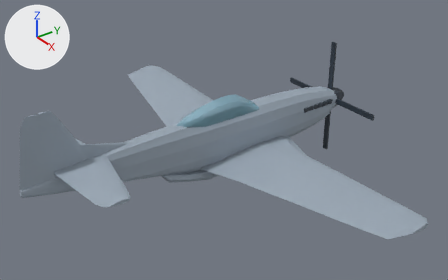
The Blender file tools/blender/p51d.blend: old version first, new version second.
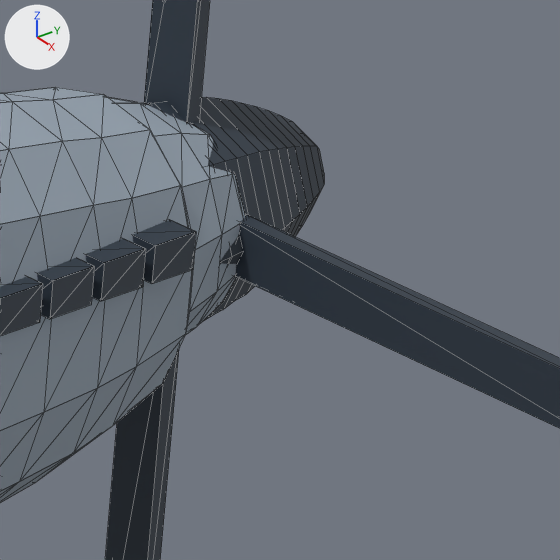
The first picture shows the older version from a camera (50 mm lens) standing at (11.69, -9.6, 7.5) and looking at (0.29, -1.24, 0.0). The close-ups show the older and then the newer version on the part from 70% to 82% of the width and 28% to 46% of the height of that picture. Only the edits that show in the close-ups are written down. Every picture has the same lights, and +X, +Y and +Z are marked at upper left. The close-ups show mesh edges as thin lines.
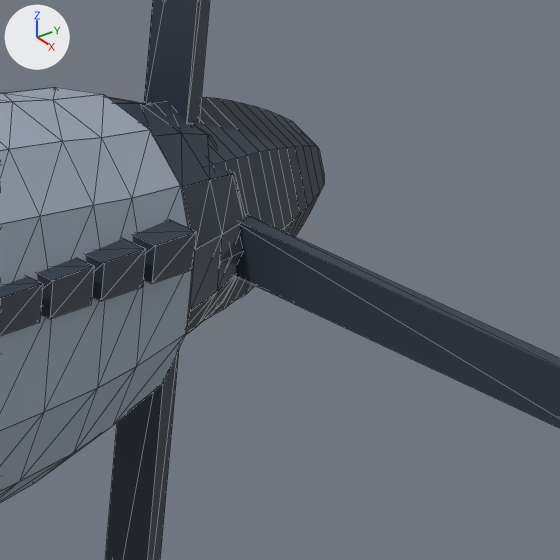
The change, as a diff of the scene's bpy script:
```diff
--- a/tools/blender/p51d.blend.py
+++ b/tools/blender/p51d.blend.py
@@ me_mesh_0 @@
 me_mesh_0.from_pydata(...)  # 4080 vertices, 1360 faces; spans x -0.42..0.42, y -6.46..2.83, z -0.8..0.68
 # used by ob_mesh_0; parent = ob_node_1; location = (0.0, 0.0, 0.0)
+# me_mesh_0 part 1: all 98 faces centred in x -0.35..0.35, y 2.62..2.83, z -0.33..0.36 switch from mat_p51_body (grey #9aa7b4) to mat_p51_accent (dark blue #2f3a46)
```

Location of each change, (x1, y1, x2, y2) in pixels of the close-ups (560 x 560 px):
part 1 of me_mesh_0, recoloured (darker)
    both: (108, 97, 245, 335)
